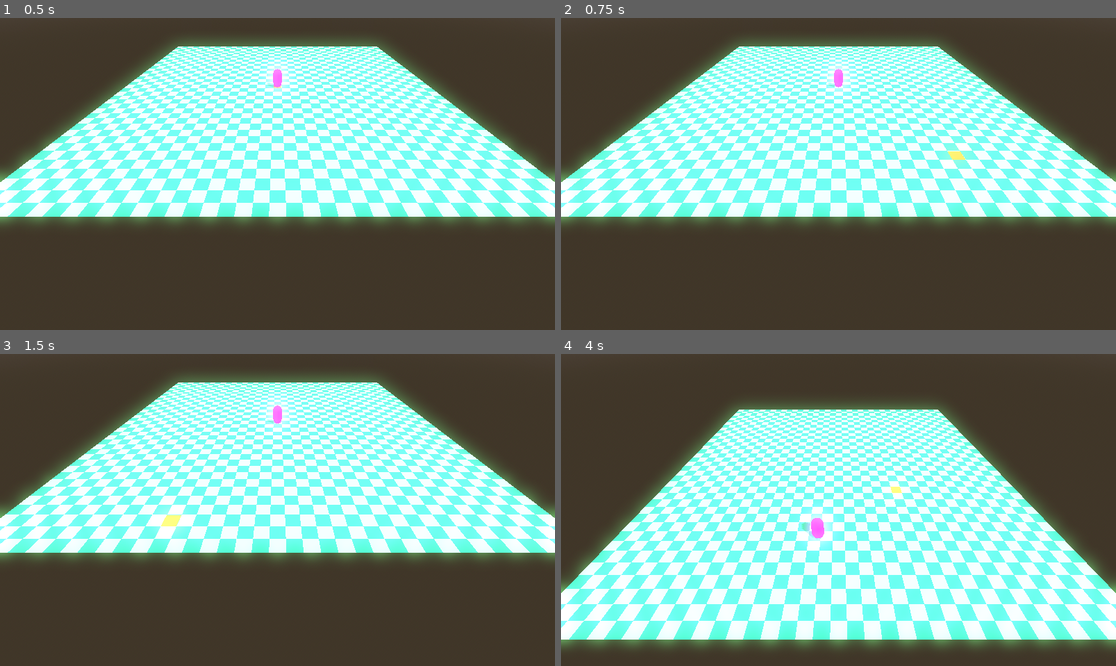
Above: before the commit, frames 1-4 (two rows, left to right).
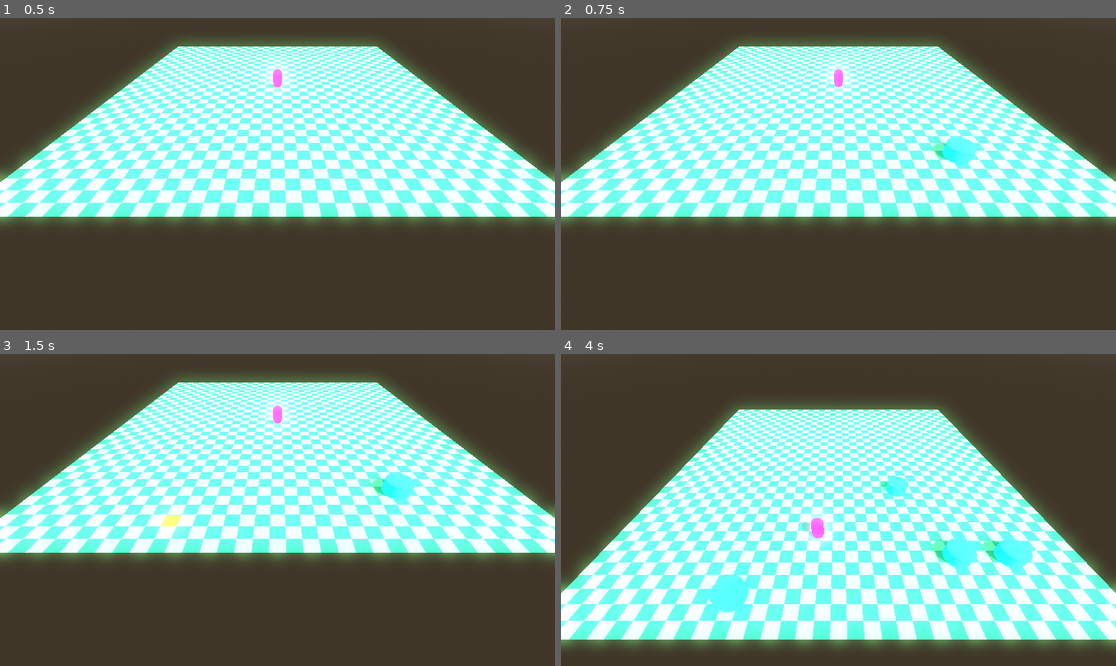
Above: after the commit, the same moments.

Repository: alexandremassaro/power-td
Game: Godot game, scene res://scenes/base_map.tscn
The game is run twice, just before and just after one commit, with the same random seed, the same clock (stepped at 60 frames per second) and the same inputs.
Inputs (mouse positions are in pixels of both pictures, inside the frame that each line leads up to):
- Up to frame 1 (0.5 s): no input
- Up to frame 2 (0.75 s): tap Enter at 0.5 s; move the mouse to (960, 158) at 0.52 s; hold Right (ui_right) from 0.53 s (still down); click (960, 158) at 0.6 s
- Up to frame 3 (1.5 s): tap Space at 1.25 s; move the mouse to (166, 525) at 1.27 s; release Right (ui_right) at 1.28 s; hold Down (ui_down) from 1.28 s (still down); right-click (166, 525) at 1.35 s
- Up to frame 4 (4 s): click (727, 525) at 1.55 s; move the mouse to (894, 441) at 2.02 s; release Down (ui_down) at 2.03 s; hold Right (ui_right) 2.03-2.78 s; click (894, 441) at 2.1 s; move the mouse to (810, 572) at 2.77 s; hold Up (ui_up) 2.78-3.53 s; tap Mouse wheel up (zoom_in) at 2.85 s; click (810, 572) at 3.05 s; move the mouse to (1005, 556) at 3.52 s; hold Left (ui_left) from 3.53 s (still down); tap Mouse wheel down (zoom_out) at 3.6 s; click (1005, 556) at 3.8 s

Frame 1 is identical in both runs. In frame 2, 0.4% of the frame differs, in the area x 66-75%, y 38-48%; in frame 3, 0.3%; in frame 4, 1.5%, in the area x 26-85%, y 39-84%.

Commit message:
Fixed structure not visually shown

Diff:
--- a/project.godot
+++ b/project.godot
@@ -14,6 +14,10 @@
 run/main_scene="uid://675eneogwoe1"
 config/features=PackedStringArray("4.5", "Forward Plus")
 config/icon="res://icon.svg"
+
+[autoload]
+
+Scenes="*res://scripts/autoloads/scenes.gd"
 
 [display]
 
--- a/scenes/player_character.tscn
+++ b/scenes/player_character.tscn
@@ -14,6 +14,8 @@
 material = SubResource("ShaderMaterial_3p16f")
 
 [node name="PlayerCharacter" type="CharacterBody3D"]
+collision_layer = 0
+collision_mask = 0
 motion_mode = 1
 script = ExtResource("1_6r27q")
 
--- a/scenes/structure.tscn
+++ b/scenes/structure.tscn
@@ -5,6 +5,8 @@
 [ext_resource type="Shape3D" uid="uid://ph2oryyxeoxg" path="res://resources/shapes/placeholder_structure_shape.tres" id="3_u8bn0"]
 
 [node name="Structure" type="StaticBody3D"]
+collision_layer = 0
+collision_mask = 0
 script = ExtResource("1_cjacc")
 mesh = ExtResource("2_8t6i7")
 hitbox = ExtResource("3_u8bn0")
--- /dev/null
+++ b/scripts/autoloads/scenes.gd
@@ -0,0 +1,4 @@
+extends Node
+
+const STRUCTURE_SCENE : PackedScene = preload("res://scenes/structure.tscn")
+const BOULDER_SCENE : PackedScene = preload("res://scenes/boulder.tscn")
--- a/scripts/floor.gd
+++ b/scripts/floor.gd
@@ -40,6 +40,6 @@
 
 func place_structure(event_position: Vector3):
 	var structure_position : Vector2i = grid_manager.world_3d_to_grid(event_position)
-	var structure : Structure = Structure.new()
+	var structure : Structure = Scenes.STRUCTURE_SCENE.instantiate() as Structure
 
 	grid_manager.place_structure(structure, structure_position)
--- a/scripts/grid_manager.gd
+++ b/scripts/grid_manager.gd
@@ -114,15 +114,20 @@
 	structure.global_position = world_position
 
 	grid_data[grid_position].place_structure(structure)
-	_pathfind_dirty = true
+
+	if not structure.can_walk_accros:
+		var point_id = grid_position.x * grid_size.y + grid_position.y
+		pathfinding.set_point_disabled(point_id, true)
 
 
 func remove_structure(grid_position: Vector2i):
 	if not grid_data.has(grid_position):
 		return
 
+	var point_id = grid_position.x * grid_size.y + grid_position.y
+	pathfinding.set_point_disabled(point_id, false)
+
 	grid_data[grid_position].remove_structure()
-	_pathfind_dirty = true
 
 
 func is_cell_walkable(grid_position: Vector2i) -> bool:
